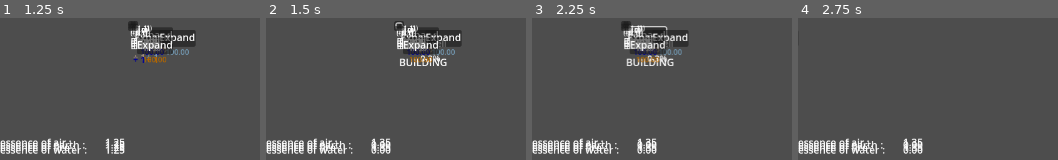
Above: before the commit, frames 1-4 (left to right).
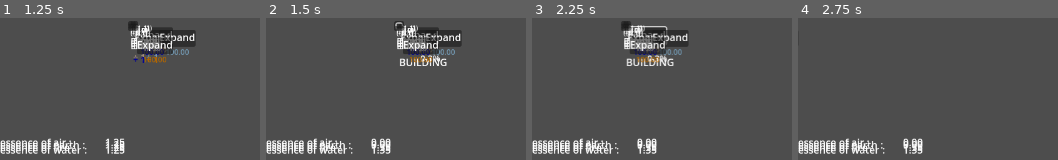
Above: after the commit, the same moments.

Repository: AtkinTC/Godot-Garden
Game: Godot game, scene res://Scenes/main.tscn
Two runs of this game, one before a commit and one after it. Both use one fixed random seed, a clock stepped at 60 frames per second and the inputs below.
Inputs (mouse positions are in pixels of both pictures, inside the frame that each line leads up to):
- Up to frame 1 (1.25 s): click (156, 36) at 0.52 s
- Up to frame 2 (1.5 s): click (396, 23) at 1.27 s
- Up to frame 3 (2.25 s): tap Enter at 2 s; move the mouse to (outside the picture) at 2.02 s; hold D (ui_right) from 2.03 s (still down); tap Mouse wheel up (zoom_in) at 2.1 s
- Up to frame 4 (2.75 s): keep holding D (ui_right)

Frame 1 is identical in both runs. In frame 2, 0.4% of the frame differs, in the area x 40-70%, y 15-96%; in frame 3, 0.3%; in frame 4, 0.3%.

Commit message:
add plot object removal action

Diff:
--- a/Scenes/Garden/PlotNode/PlotNode.gd
+++ b/Scenes/Garden/PlotNode/PlotNode.gd
@@ -38,20 +38,19 @@
 	else:
 		display_label.text = "Empty"
 
-	if(plot.get_object_key() != ""):
-		if(plot_content):
-			plot_content.queue_free()
-		plot_content = null
-		if(plot.get_component("BUILD")):
-			plot_content = build_plot_content_scene.instantiate() as PlotContent
-		elif(plot.get_component("PASSIVE")):
-			plot_content = passive_plot_content_scene.instantiate() as PlotContent
-		elif(plot.get_component("JOB")):
-			plot_content = job_plot_content_scene.instantiate() as PlotContent
+	if(plot_content):
+		plot_content.queue_free()
+	plot_content = null
+	if(plot.get_component("BUILD")):
+		plot_content = build_plot_content_scene.instantiate() as PlotContent
+	elif(plot.get_component("PASSIVE")):
+		plot_content = passive_plot_content_scene.instantiate() as PlotContent
+	elif(plot.get_component("JOB")):
+		plot_content = job_plot_content_scene.instantiate() as PlotContent
 
-		if(plot_content):
-			plot_content.set_plot_coord(plot_coord)
-			body.add_child(plot_content)
+	if(plot_content):
+		plot_content.set_plot_coord(plot_coord)
+		body.add_child(plot_content)
 
 func _on_plot_button_pressed():
 	var plot : Plot = GardenManager.get_plot(plot_coord)
--- a/Scripts/Plot/Plot.gd
+++ b/Scripts/Plot/Plot.gd
@@ -81,6 +81,18 @@
 		var comp := CapacityPlotComponent.new(coord, object_key)
 		components["CAPACITY"] = comp
 
+func remove_object():
+	var object_type := get_object_type()
+
+	if(!object_type.get(ObjectsManager.REMOVABLE, true)):
+		return false
+
+	object_key = ""
+
+	clear_components()
+
+	plot_object_changed.emit()
+
 func step(_delta : float):
 	for comp_key in components.keys():
 		(components[comp_key] as PlotComponent).step(_delta)
--- a/Singletons/ActionManager.gd
+++ b/Singletons/ActionManager.gd
@@ -15,7 +15,7 @@
 		FUNC_NAME : "purchase_object"
 	},
 	"REMOVE_PLOT_OBJECT" : {
-		DISPLAY_NAME : "Delete",
+		DISPLAY_NAME : "Remove",
 		TARGET_TYPE : "Plot",
 		FUNC_NAME : "remove_object"
 	},
--- a/Singletons/ObjectsManager.gd
+++ b/Singletons/ObjectsManager.gd
@@ -5,6 +5,8 @@
 
 const PURCHASABLE := "purchasable"
 const PURCHASE_COST := "purchase_cost"
+
+const REMOVABLE := "removable"
 
 const BUILD := "build"
 const BUILD_LENGTH := "build_length"
@@ -29,6 +31,7 @@
 	"FOCUS_BASIC" : {
 		DISPLAY_NAME : "focus",
 		PURCHASABLE : false,
+		REMOVABLE : false,
 		PASSIVE_GAIN : {
 			"AIR_ESS" : 1,
 			"EARTH_ESS" : 1,
@@ -42,8 +45,52 @@
 			"WATER_ESS" : 10
 		}
 	},
+	"AIR_SOURCE_BASIC" : {
+		DISPLAY_NAME : "air rune",
+		PURCHASABLE : true,
+		BUILD_COST : {
+			"EARTH_ESS" : 10,
+			"AIR_ESS" : 10
+		},
+		BUILD_LENGTH : 5,
+		PASSIVE_GAIN : {
+			"AIR_ESS" : 1
+		},
+		CAPACITY : {
+			"AIR_ESS" : 10
+		}
+	},
+	"EARTH_SOURCE_BASIC" : {
+		DISPLAY_NAME : "earth rune",
+		PURCHASABLE : true,
+		BUILD_COST : {
+			"EARTH_ESS" : 10,
+		},
+		BUILD_LENGTH : 5,
+		PASSIVE_GAIN : {
+			"EARTH_ESS" : 1
+		},
+		CAPACITY : {
+			"EARTH_ESS" : 10
+		}
+	},
+	"FIRE_SOURCE_BASIC" : {
+		DISPLAY_NAME : "fire rune",
+		PURCHASABLE : true,
+		BUILD_COST : {
+			"AIR_ESS" : 10,
+			"FIRE_ESS" : 10
+		},
+		BUILD_LENGTH : 5,
+		PASSIVE_GAIN : {
+			"FIRE_ESS" : 1
+		},
+		CAPACITY : {
+			"FIRE_ESS" : 10
+		}
+	},
 	"WATER_SOURCE_BASIC" : {
-		DISPLAY_NAME : "simple well",
+		DISPLAY_NAME : "water rune",
 		PURCHASABLE : true,
 		BUILD_COST : {
 			"EARTH_ESS" : 10,
@@ -52,42 +99,11 @@
 		BUILD_LENGTH : 5,
 		PASSIVE_GAIN : {
 			"WATER_ESS" : 1
+		},
+		CAPACITY : {
+			"WATER_ESS" : 10
 		}
-	},
-	"FIRE_SOURCE_BASIC" : {
-		DISPLAY_NAME : "small fire",
-		PURCHASABLE : true,
-		PURCHASE_COST : {
-			"AIR_ESS" : 10,
-			"FIRE_ESS" : 10
-		},
-		BUILD_LENGTH : 5,
-		PASSIVE_GAIN : {
-			"FIRE_ESS" : 1
-		}
-	},
-	"WATER_STORAGE_BASIC" : {
-		DISPLAY_NAME : "water storage",
-		PURCHASABLE : true,
-		PURCHASE_COST : {
-			"EARTH_ESS" : 10
-		},
-		BUILD_LENGTH : 10,
-		CAPACITY : {
-			"WATER_ESS" : 20
-		}
-	},
-	"EARTH_STORAGE_BASIC" : {
-		DISPLAY_NAME : "earth storage",
-		PURCHASABLE : true,
-		PURCHASE_COST : {
-			"EARTH_ESS" : 10
-		},
-		BUILD_LENGTH : 10,
-		CAPACITY : {
-			"EARTH_ESS" : 20
-		}
-	},
+	}
 }
 
 var selected_object_key: String
